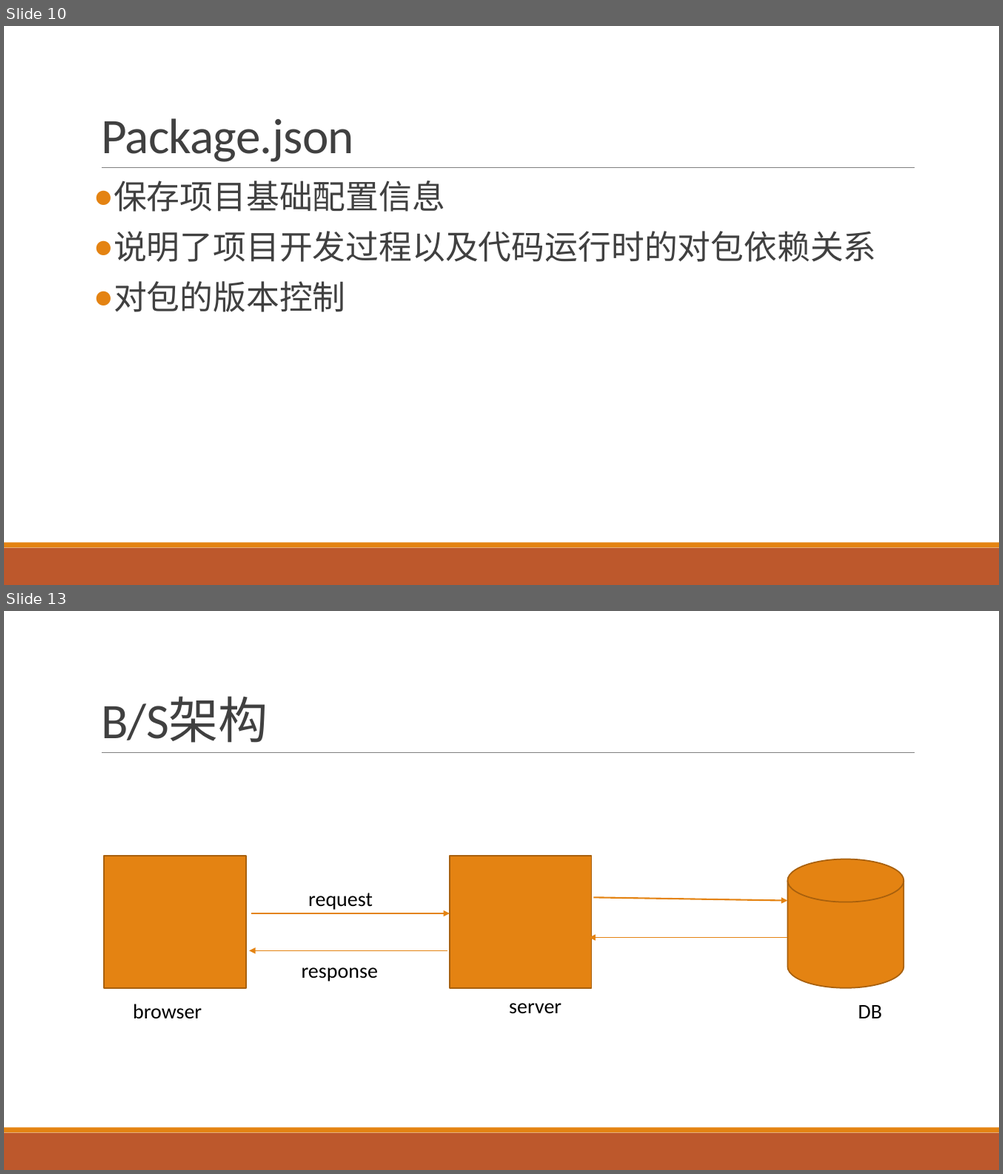
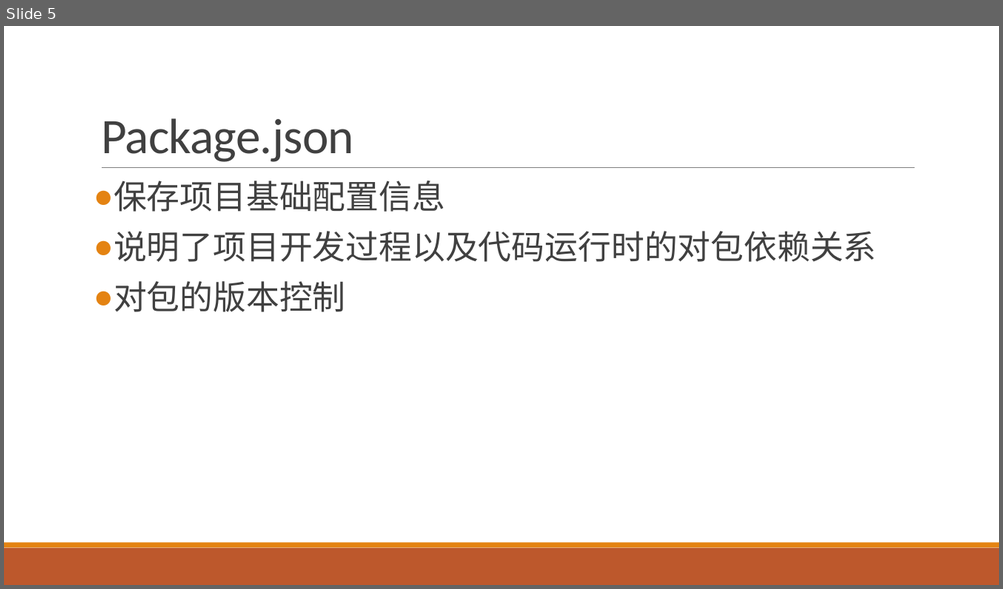
Before and after one commit to boomler/personalPractice, a slide deck: 前端环境搭建及相关技术简介.pptx. Shown one above the other, each under a label of ours: slides 10 and 13 before the commit, slide 5 after it; the slides between them are not shown. The pictures are 1003x1174 and 1003x589 pixels, drawn with LibreOffice and Linux fonts; fonts in the diff are those of the drawing. Boxes give left, top, right and bottom in pixels: in the first picture for what was removed or moved away, otherwise in the second. Text is boxed around its words. In the diff, an @@ line names an element or a change of style, - is before the commit and + after.

```diff
--- a/前端环境搭建及相关技术简介.pptx
+++ b/前端环境搭建及相关技术简介.pptx
@@ slide 13 removed at (4, 611, 999, 1170), background #FFFFFF; not listed: 3 template elements that a slide beside it also shows @@
@@ title removed at (101, 698, 268, 743) @@
-B/S架构
@@ rectangle removed at (104, 857, 246, 988) @@
@@ rectangle removed at (449, 857, 591, 988) @@
@@ cylinder removed at (788, 860, 904, 988) @@
@@ text removed at (308, 893, 373, 910) @@
-request
@@ arrow removed from (594, 897) to (788, 900) @@
@@ arrow removed from (251, 914) to (449, 914) @@
@@ arrow removed from (788, 938) to (589, 938) @@
@@ arrow removed from (447, 951) to (250, 951) @@
@@ text removed at (301, 968, 378, 982) @@
-response
@@ text removed at (133, 1004, 202, 1019) @@
-browser
@@ text removed at (509, 1003, 561, 1014) @@
-server
@@ text removed at (858, 1005, 882, 1019) @@
-DB
@@ what was slide 10 is now slide 5 @@
```
Also in this commit, not shown: 6 slides changed, 1 slide added, 4 other slides removed, 12 other files.
